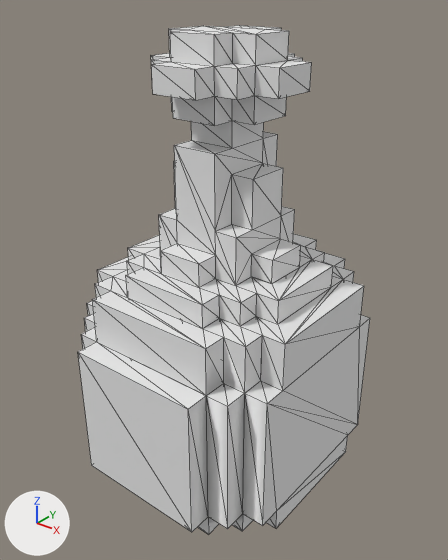
A saved change to the OBJ model Assets/Models/Bottle.obj.
Rendered twice from a 50 mm camera at (1.31, -2.11, 2.07) aimed at (-0.21, -0.21, 0.89). The axes (+X, +Y, +Z) are drawn at lower left. The lights are the same throughout. Mesh edges are drawn as thin lines. Where no turn or scale is listed for an object, it has been applied to the vertices. Vertices at the same position are counted once.

Objects in the first picture: 'Untitled'.
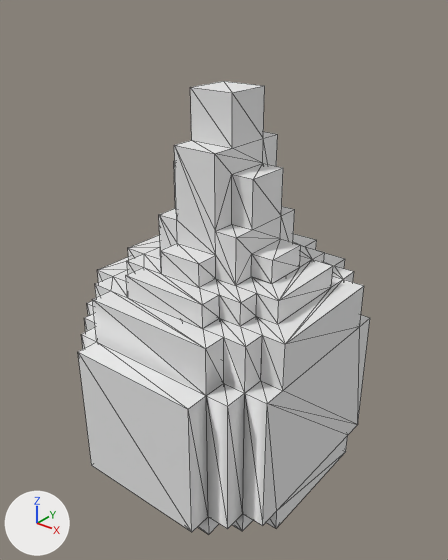
Where the change shows, as pixel boxes (x1, y1, x2, y2) in the pictures (448 x 560 px):
'Untitled', reshaped (11% shorter)
    before: (78, 25, 370, 535)
    after: (78, 81, 370, 535)
part 1 of me_untitled, deleted
    before: (151, 25, 312, 148)

What changed in the scene script:
```text
Change me_untitled:
    used by ob_untitled; location = (0.0, 0.0, 0.0)
    remove me_untitled.from_pydata(...)  # 534 vertices, 1146 faces; spans x -0.8..0.3, y -0.8..0.4, z 0.0..1.9
    add me_untitled.from_pydata(...)  # 295 vertices, 694 faces; spans x -0.8..0.3, y -0.8..0.4, z 0.0..1.7
    me_untitled part 1: 68 vertices removed from x -0.5..0.1, y -0.5..0.1, z 1.6..1.9
```
